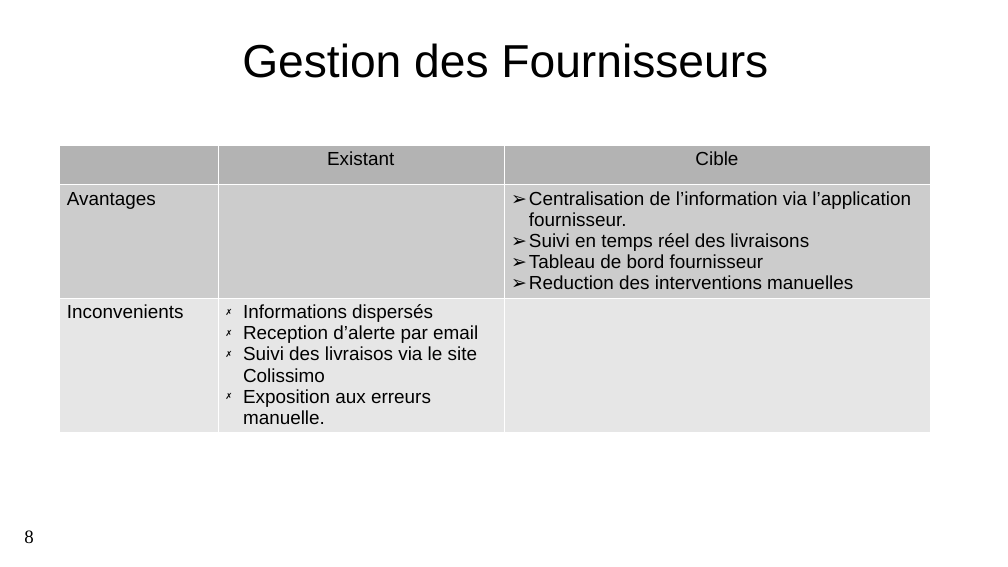
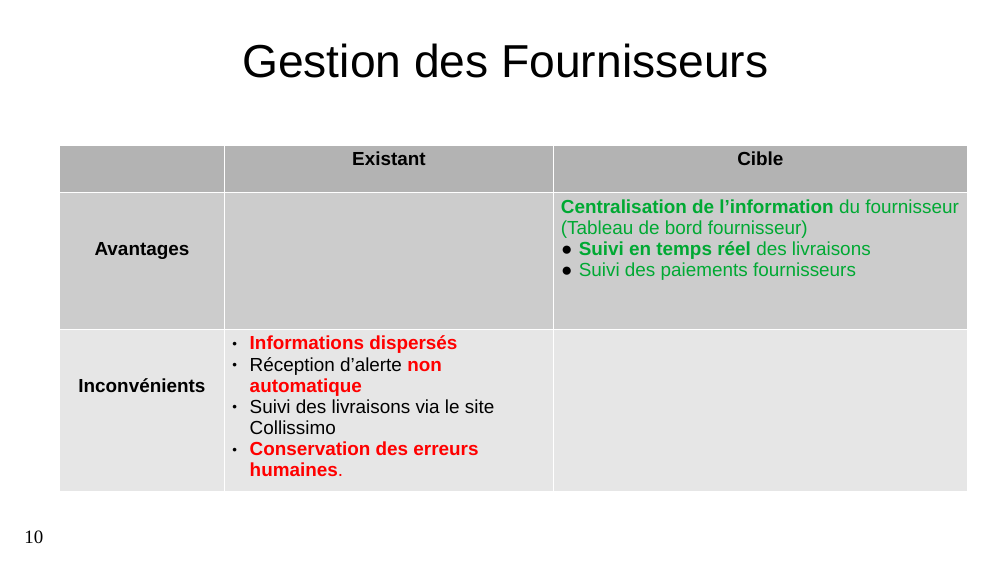
Before and after one commit to Lamessolo/ProjetLeadTech, a slide deck: slide 10 of P4_04_PresentationRecapitulatif.pptx (slide 8 before the commit). Drawn at 1008x567 pixels with LibreOffice and Linux fonts; fonts in the diff are those of the drawing; background and template pictures are left out. Boxes give left, top, right and bottom in pixels: in the first picture for what was removed or moved away, otherwise in the second. Text is boxed around its words. In the diff, an @@ line names an element or a change of style, - is before the commit and + after.

```diff
--- a/P4_04_PresentationRecapitulatif.pptx
+++ b/P4_04_PresentationRecapitulatif.pptx
@@ table at <box>60,144,966,490</box> @@
-row 2, column 3: Centralisation de l’information via l’application fournisseur. / Suivi en temps réel des livraisons / Tableau de bord fournisseur / Reduction des interventions manuelles
+row 2, column 3: Centralisation de l’information du fournisseur (Tableau de bord fournisseur) / Suivi en temps réel des livraisons / Suivi des paiements fournisseurs
-row 3, column 1: Inconvenients
+row 3, column 1: Inconvénients
-row 3, column 2: Informations dispersés / Reception d’alerte par email / Suivi des livraisos via le site Colissimo / Exposition aux erreurs manuelle.
+row 3, column 2: Informations dispersés / Réception d’alerte non automatique / Suivi des livraisons via le site Collissimo / Conservation des erreurs humaines.
@@ bold on in "Existant", "Cible", "Avantages" @@
@@ alignment left to centre @@
@@ table: place and size @@
-table at <box>60,144,929,428</box>
+table at <box>60,144,966,490</box>
@@ page number at <box>24,530,43,544</box>: text changed @@
-8
+10
```
Also in this commit, not shown: 9 other slides changed, 10 slides added, 6 slides removed, 5 other files.
